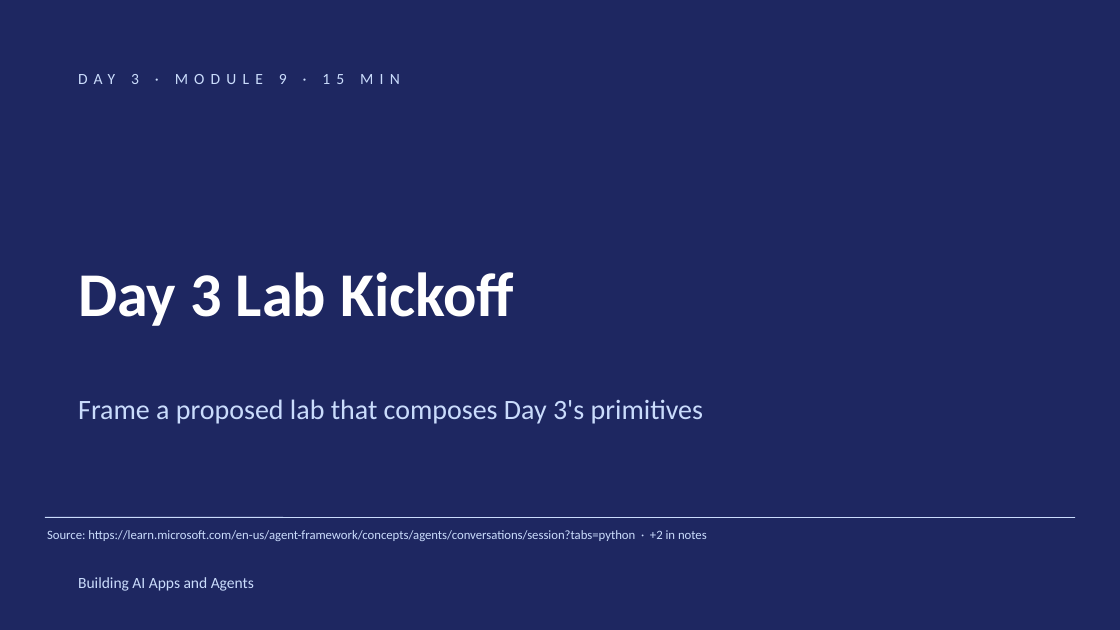
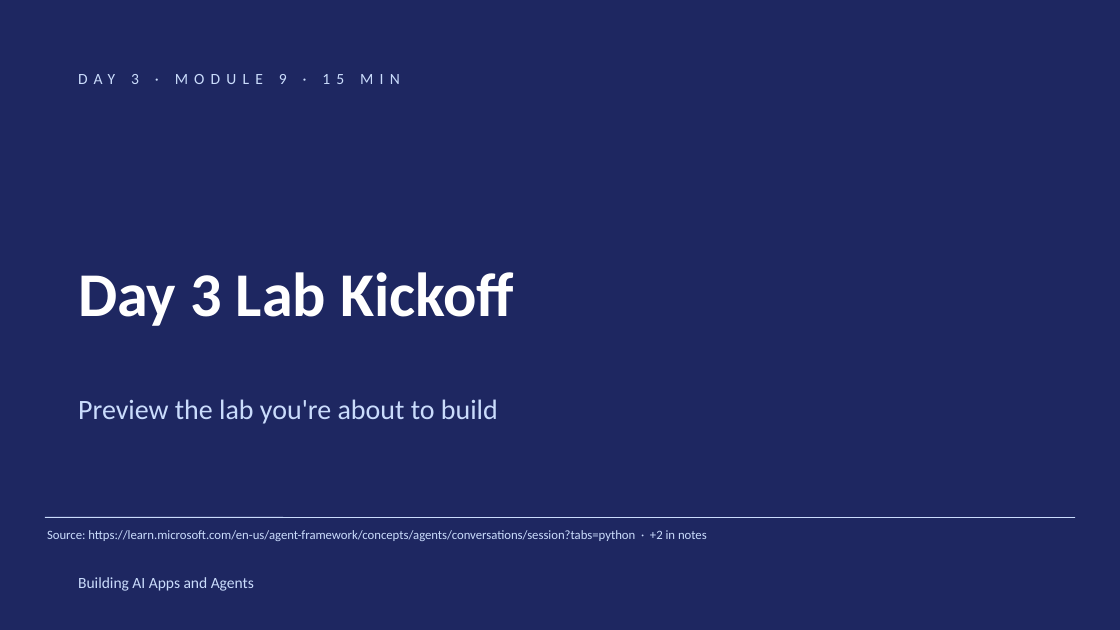
Before and after one commit to JimPiquant/Building-AI-Apps-and-Agents, a slide deck: slide 1 of decks/day3/module-9-lab-kickoff.pptx. Drawn at 1120x630 pixels with LibreOffice and Linux fonts; fonts in the diff are those of the drawing. Boxes give left, top, right and bottom in pixels: in the first picture for what was removed or moved away, otherwise in the second. Text is boxed around its words. In the diff, an @@ line names an element or a change of style, - is before the commit and + after.

```diff
--- a/decks/day3/module-9-lab-kickoff.pptx
+++ b/decks/day3/module-9-lab-kickoff.pptx
@@ text at (x1=78, y1=399, x2=498, y2=424): text changed @@
-Frame a proposed lab that composes Day 3's primitives
+Preview the lab you're about to build
```
Also in this commit, not shown: 3 other slides changed, 1 other file.
